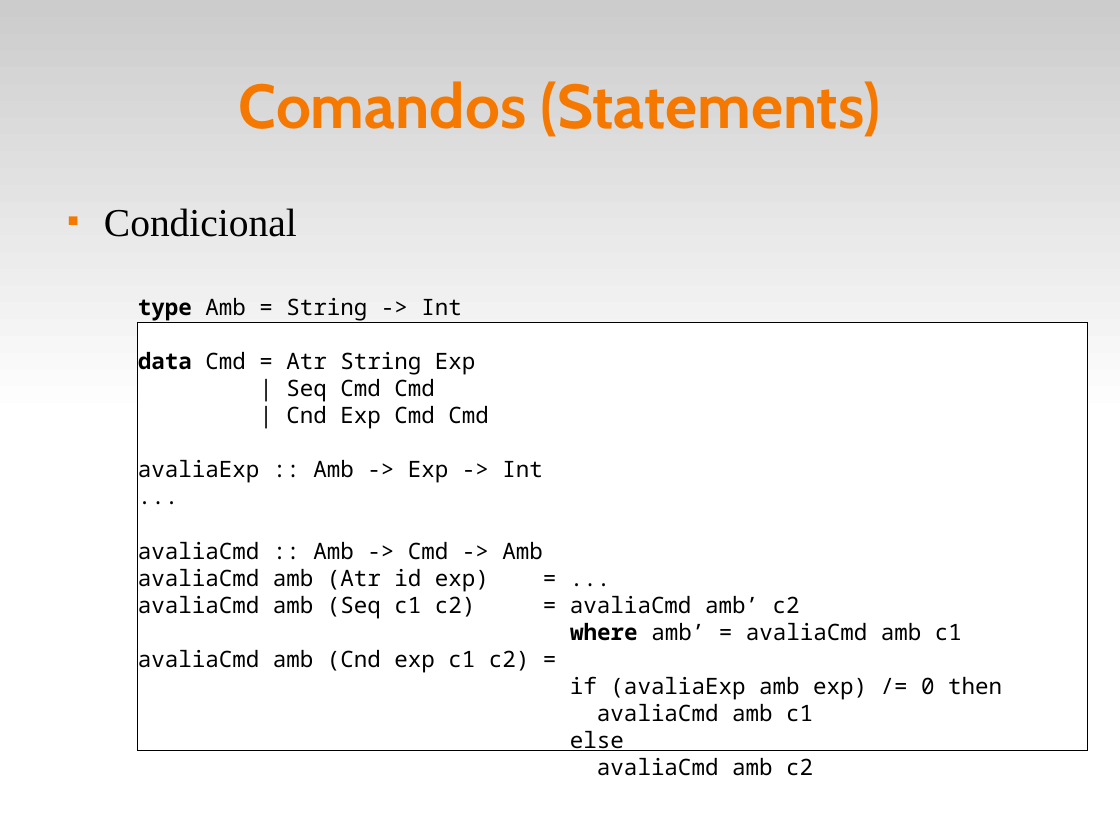
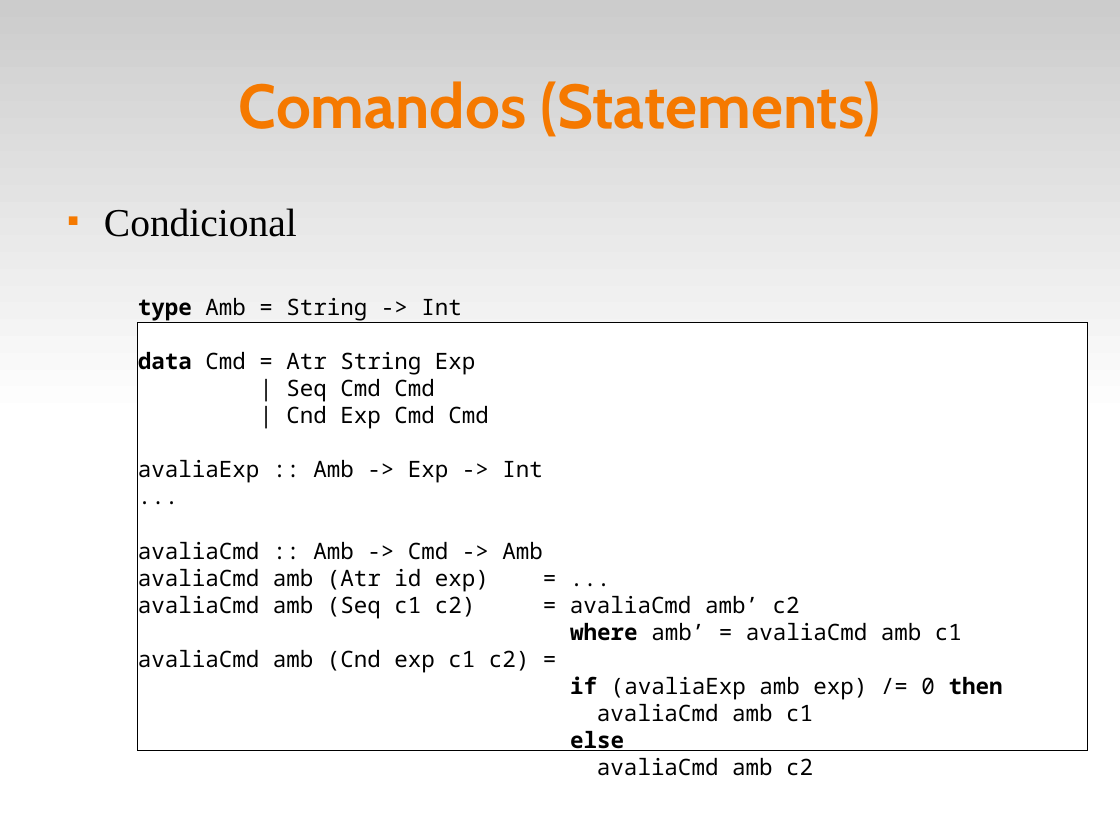
Before and after one commit to fsantanna-uerj/EDL, a slide deck: slide 12 of slides/edl-12-lang.odp. Drawn at 1120x840 pixels with LibreOffice and Linux fonts; fonts in the diff are those of the drawing. Boxes give left, top, right and bottom in pixels: in the first picture for what was removed or moved away, otherwise in the second. Text is boxed around its words. In the diff, an @@ line names an element or a change of style, - is before the commit and + after.

```diff
--- a/slides/edl-12-lang.odp
+++ b/slides/edl-12-lang.odp
@@ text in rectangle at [570,676,1003,751]: bold on in "if then", "else" @@
```
Also in this commit, not shown: 2 other slides changed, 1 other file.
